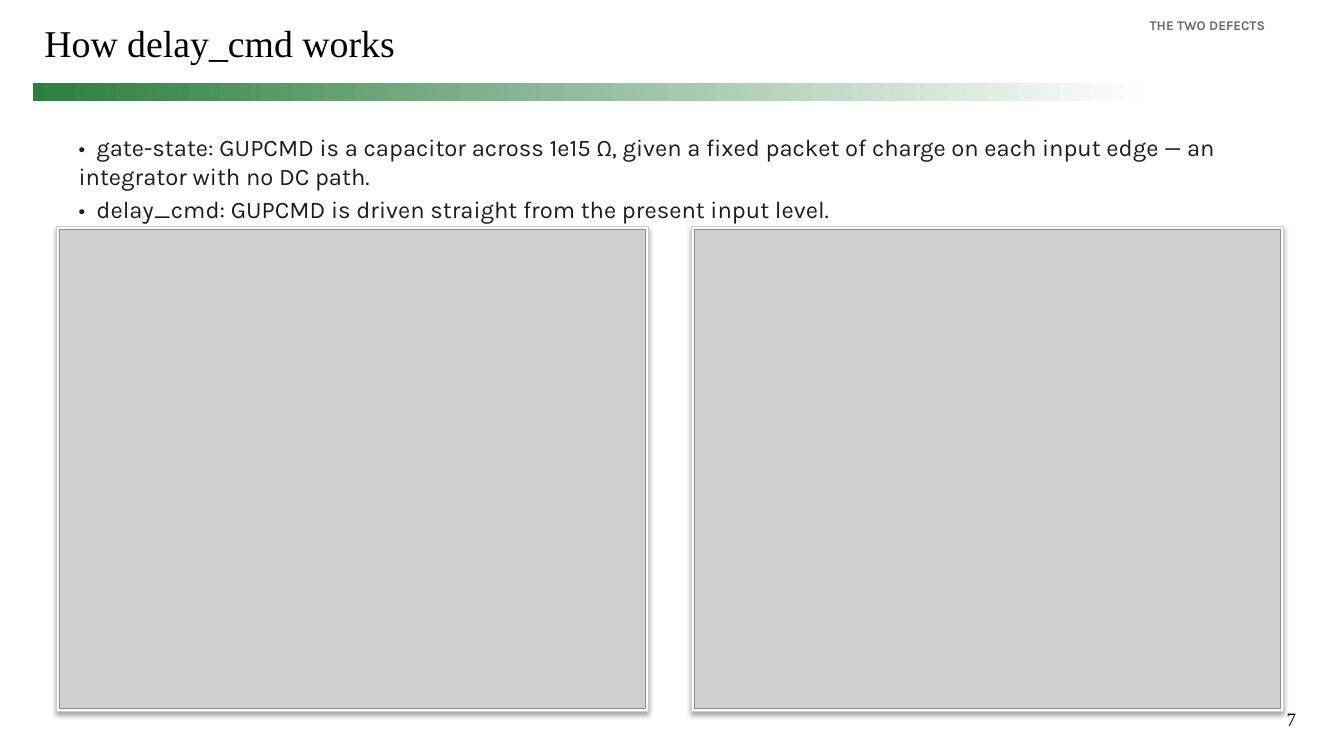
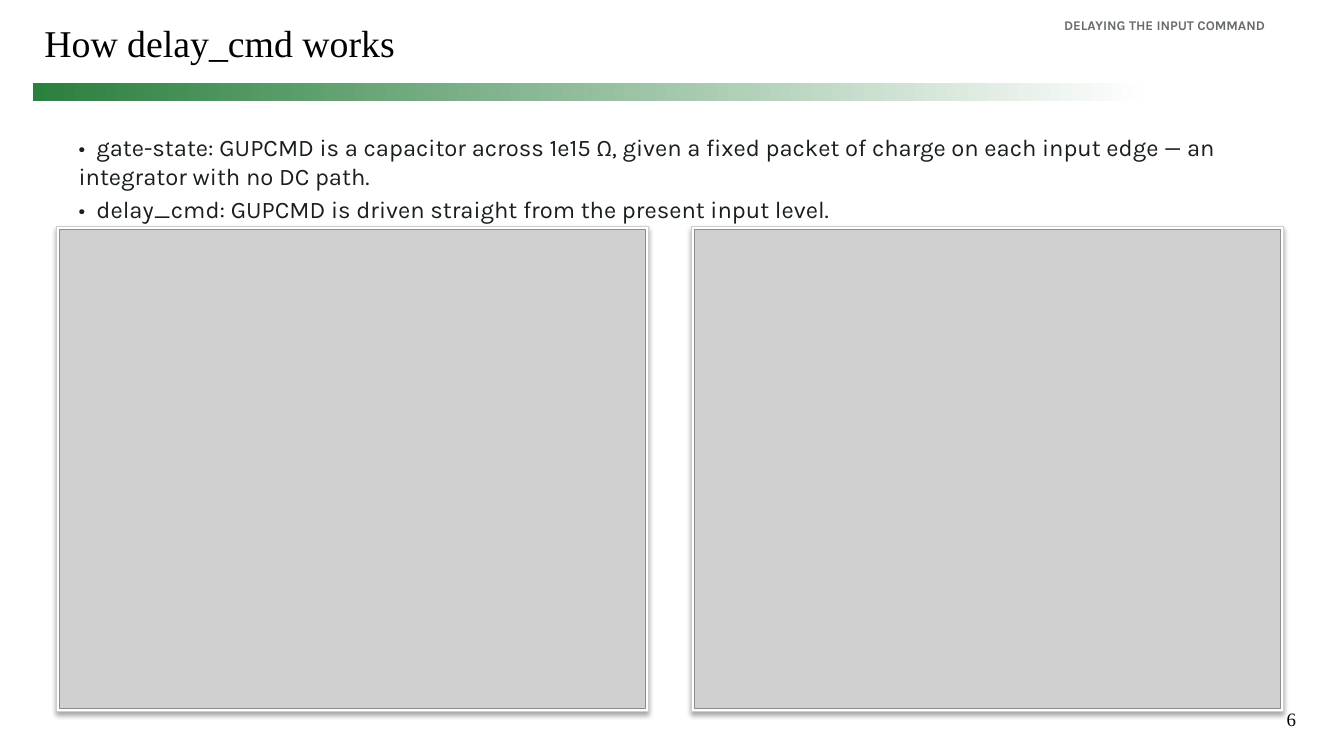
Before and after one commit to simon9721/ibis_comparison, a slide deck: slide 6 of results/meeting_deck_2026-09-04/ibis_pybis_status_2026-09-04.pptx (slide 7 before the commit). Drawn at 1344x756 pixels with LibreOffice and Linux fonts; fonts in the diff are those of the drawing; grey boxes stand for pictures. Boxes give left, top, right and bottom in pixels: in the first picture for what was removed or moved away, otherwise in the second. Text is boxed around its words. In the diff, an @@ line names an element or a change of style, - is before the commit and + after.

```diff
--- a/results/meeting_deck_2026-09-04/ibis_pybis_status_2026-09-04.pptx
+++ b/results/meeting_deck_2026-09-04/ibis_pybis_status_2026-09-04.pptx
@@ text at box(1064, 21, 1265, 30): text changed @@
-THE TWO DEFECTS
+DELAYING THE INPUT COMMAND
@@ page number at box(1287, 713, 1296, 727): text changed @@
-7
+6
```
Also in this commit, not shown: 6 other slides changed, 4 slides added, 8 slides removed, 14 other files.
